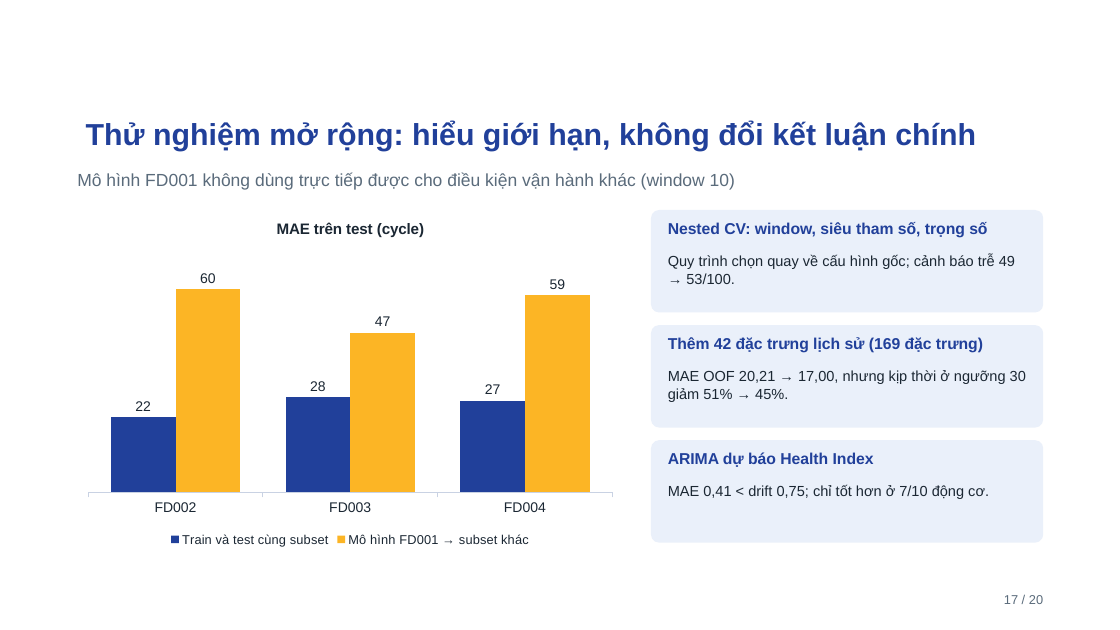
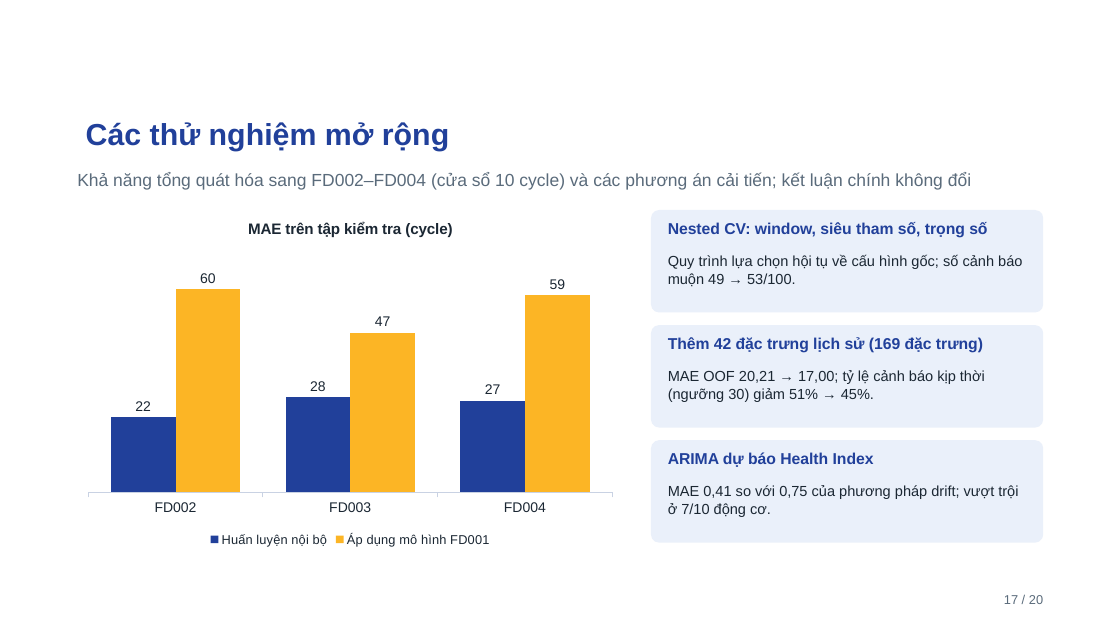
Before and after one commit to ti014/tinasa-cmapss-rul-prediction, a slide deck: slide 17 of slides/cmapss_fd001_presentation.pptx. Drawn at 1120x630 pixels with LibreOffice and Linux fonts; fonts in the diff are those of the drawing; background and template pictures are left out. Boxes give left, top, right and bottom in pixels: in the first picture for what was removed or moved away, otherwise in the second. Text is boxed around its words. In the diff, an @@ line names an element or a change of style, - is before the commit and + after.

```diff
--- a/slides/cmapss_fd001_presentation.pptx
+++ b/slides/cmapss_fd001_presentation.pptx
@@ title at <box>86,122,317,151</box>: text changed @@
-Thử nghiệm mở rộng: hiểu giới hạn, không đổi kết luận chính
+Các thử nghiệm mở rộng
@@ text at <box>77,173,971,190</box>: text changed @@
-Mô hình FD001 không dùng trực tiếp được cho điều kiện vận hành khác (window 10)
+Khả năng tổng quát hóa sang FD002–FD004 (cửa sổ 10 cycle) và các phương án cải tiến; kết luận chính không đổi
@@ column chart at <box>77,206,623,550</box> @@
@@ title "MAE trên test (cycle)" to "MAE trên tập kiểm tra (cycle)" @@
-Train và test cùng subset: 22, 28, 27
+Huấn luyện nội bộ: 22, 28, 27
-Mô hình FD001 → subset khác: 60, 47, 59
+Áp dụng mô hình FD001: 60, 47, 59
@@ text at <box>668,254,1022,287</box>: text changed @@
-Quy trình chọn quay về cấu hình gốc; cảnh báo trễ 49 → 53/100.
+Quy trình lựa chọn hội tụ về cấu hình gốc; số cảnh báo muộn 49 → 53/100.
@@ text at <box>668,370,985,402</box>: text changed @@
-MAE OOF 20,21 → 17,00, nhưng kịp thời ở ngưỡng 30 giảm 51% → 45%.
+MAE OOF 20,21 → 17,00; tỷ lệ cảnh báo kịp thời (ngưỡng 30) giảm 51% → 45%.
@@ text at <box>668,485,1018,517</box>: text changed @@
-MAE 0,41 < drift 0,75; chỉ tốt hơn ở 7/10 động cơ.
+MAE 0,41 so với 0,75 của phương pháp drift; vượt trội ở 7/10 động cơ.
```
Also in this commit, not shown: 19 other slides changed, 24 other files.
